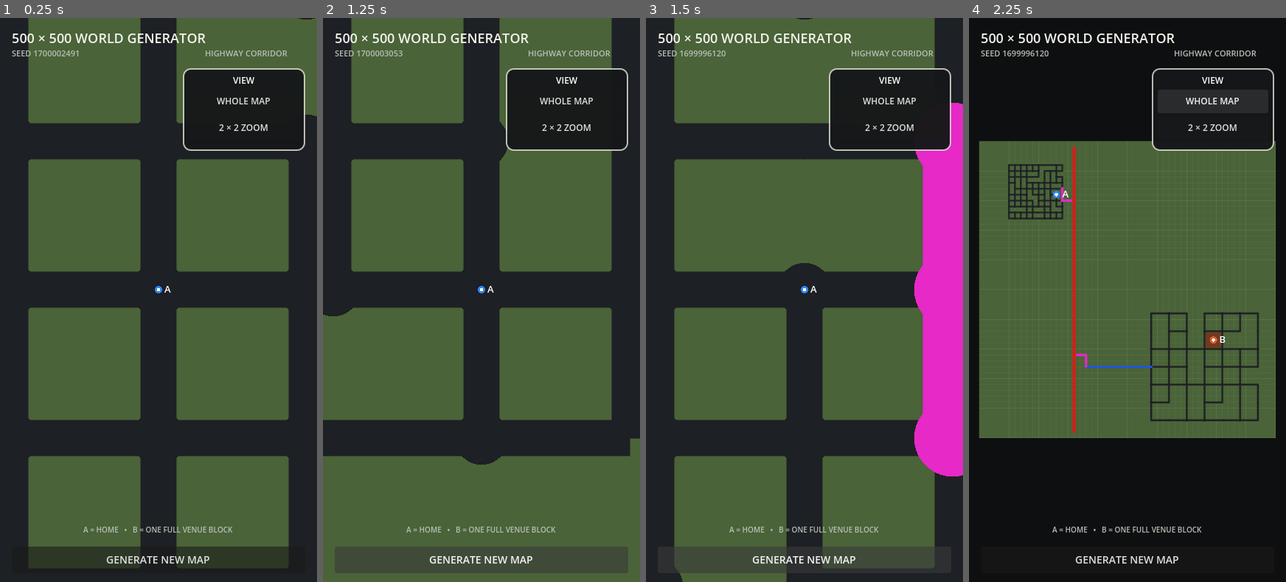
Above: before the commit, frames 1-4 (left to right).
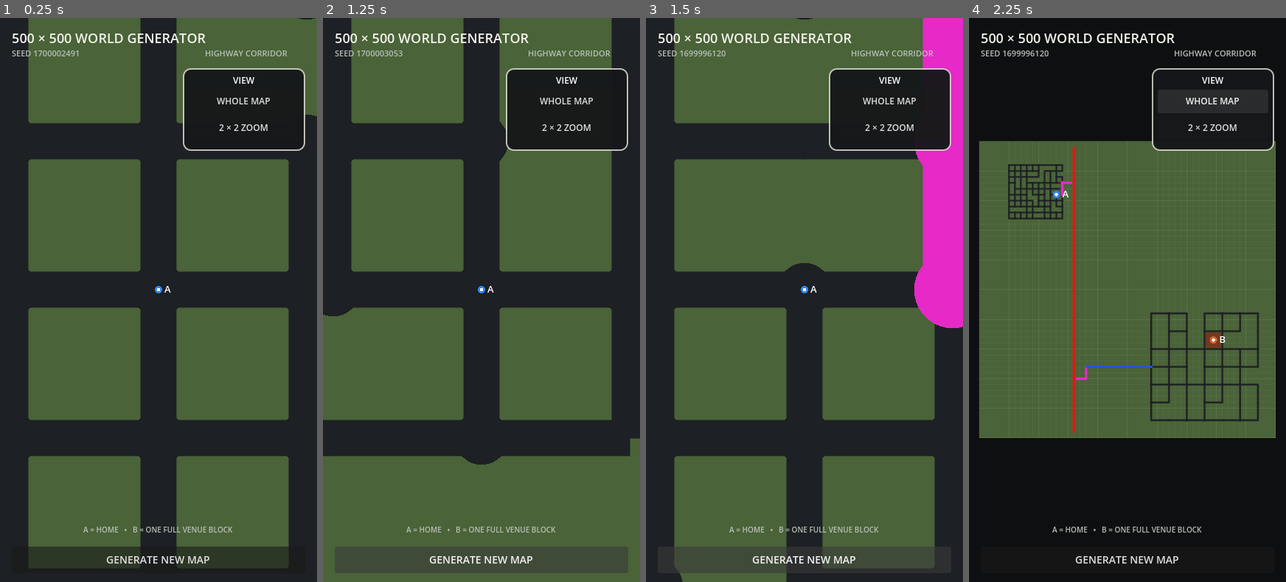
Above: after the commit, the same moments.

Repository: patrickcallahancomedy/comedian
Game: Godot game, scene res://scenes/drive/grid_world_prototype.tscn
Two runs of this game, one before a commit and one after it. Both use one fixed random seed, a clock stepped at 60 frames per second and the inputs below. This scene is started directly instead of the project's main scene.
Inputs:
- Up to frame 1 (0.25 s): no input
- Up to frame 2 (1.25 s): click "GENERATE NEW MAP" at 0.5 s
- Up to frame 3 (1.5 s): click "GENERATE NEW MAP" at 1.25 s
- Up to frame 4 (2.25 s): click "WHOLE MAP" at 2 s

Frames 1-2 are identical in both runs. In frame 3, 4.9% of the frame differs, in the area x 84-100%, y 0-82%; in frame 4, 0.1%.

Commit message:
Generate blue connectors from parallel highway lanes

Diff:
--- a/godot/scripts/drive/grid_world_generator.gd
+++ b/godot/scripts/drive/grid_world_generator.gd
@@ -645,35 +645,48 @@
 	var highway_start: Vector2i = corridor["start"]
 	var highway_end: Vector2i = corridor["end"]
 
-	var neighborhood_target := _project_rect_center_to_highway(
+	var neighborhood_access := _build_parallel_highway_access(
 		neighborhood_rect,
 		horizontal,
 		highway_start
 	)
-	var city_target := _project_rect_center_to_highway(
+	var city_access := _build_parallel_highway_access(
 		city_rect,
 		horizontal,
 		highway_start
 	)
 
+	var neighborhood_connector_target: Vector2i = (
+		neighborhood_access["connector_target"]
+	)
+	var city_connector_target: Vector2i = (
+		city_access["connector_target"]
+	)
+
+	# Blue connector selection happens from the finished pink lane endpoint.
+	# The nearest district boundary point wins.
 	neighborhood_gateway = _closest_boundary_node(
 		neighborhood_grid,
-		neighborhood_target
+		neighborhood_connector_target
 	)
 	city_gateway = _closest_boundary_node(
 		city_grid,
-		city_target
-	)
-
-	var neighborhood_merge: Vector2i = _add_fast_access_to_highway(
-		neighborhood_gateway,
-		horizontal,
-		highway_start
-	)
-	var city_merge: Vector2i = _add_fast_access_to_highway(
-		city_gateway,
-		horizontal,
-		highway_start
+		city_connector_target
+	)
+
+	_add_grid_path(
+		Vector2i(nodes[neighborhood_gateway]),
+		neighborhood_connector_target,
+		RoadClass.CONNECTOR,
+		CONNECTOR_STEP,
+		false
+	)
+	_add_grid_path(
+		Vector2i(nodes[city_gateway]),
+		city_connector_target,
+		RoadClass.CONNECTOR,
+		CONNECTOR_STEP,
+		false
 	)
 
 	gateway_distance = Vector2(
@@ -683,9 +696,80 @@
 	_add_highway_with_merges(
 		highway_start,
 		highway_end,
-		[neighborhood_merge, city_merge],
+		[
+			neighborhood_access["merge"],
+			city_access["merge"],
+		],
 		horizontal
 	)
+
+
+func _build_parallel_highway_access(
+	rect: Rect2i,
+	horizontal_highway: bool,
+	highway_start: Vector2i
+) -> Dictionary:
+	var center := Vector2i(rect.get_center())
+	var merge := Vector2i.ZERO
+	var lane_start := Vector2i.ZERO
+	var lane_end := Vector2i.ZERO
+
+	if horizontal_highway:
+		var highway_y: int = highway_start.y
+		var side: int = -1 if center.y < highway_y else 1
+		var lane_y: int = highway_y + side * RAMP_STANDOFF
+		var lane_end_x: int = clampi(
+			_snap_int(center.x, CONNECTOR_STEP),
+			HIGHWAY_EDGE_MARGIN + RAMP_RUN,
+			GRID_SIZE - HIGHWAY_EDGE_MARGIN - RAMP_RUN
+		)
+		var run_sign: int = 1 if lane_end_x < GRID_SIZE / 2 else -1
+		var lane_start_x: int = lane_end_x - run_sign * RAMP_RUN
+
+		lane_end = Vector2i(lane_end_x, lane_y)
+		lane_start = Vector2i(lane_start_x, lane_y)
+		merge = Vector2i(lane_start_x, highway_y)
+	else:
+		var highway_x: int = highway_start.x
+		var side: int = -1 if center.x < highway_x else 1
+		var lane_x: int = highway_x + side * RAMP_STANDOFF
+		var lane_end_y: int = clampi(
+			_snap_int(center.y, CONNECTOR_STEP),
+			HIGHWAY_EDGE_MARGIN + RAMP_RUN,
+			GRID_SIZE - HIGHWAY_EDGE_MARGIN - RAMP_RUN
+		)
+		var run_sign: int = 1 if lane_end_y < GRID_SIZE / 2 else -1
+		var lane_start_y: int = lane_end_y - run_sign * RAMP_RUN
+
+		lane_end = Vector2i(lane_x, lane_end_y)
+		lane_start = Vector2i(lane_x, lane_start_y)
+		merge = Vector2i(highway_x, lane_start_y)
+
+	merge = _clamp_to_world(_snap_point(merge, CONNECTOR_STEP))
+	lane_start = _clamp_to_world(_snap_point(lane_start, CONNECTOR_STEP))
+	lane_end = _clamp_to_world(_snap_point(lane_end, CONNECTOR_STEP))
+
+	# Pink is an auxiliary highway lane: short merge into the side lane,
+	# then a straight run parallel with the highway.
+	_add_grid_path(
+		merge,
+		lane_start,
+		RoadClass.RAMP,
+		CONNECTOR_STEP,
+		false
+	)
+	_add_grid_path(
+		lane_start,
+		lane_end,
+		RoadClass.RAMP,
+		CONNECTOR_STEP,
+		false
+	)
+
+	return {
+		"merge": merge,
+		"connector_target": lane_end,
+	}
 
 
 func _choose_longest_highway_corridor() -> Dictionary:
@@ -847,97 +931,6 @@
 	return Vector2i(highway_start.x, center.y)
 
 
-func _add_fast_access_to_highway(
-	gateway_id: int,
-	horizontal_highway: bool,
-	highway_start: Vector2i
-) -> Vector2i:
-	var gateway := Vector2i(nodes[gateway_id])
-	var merge := gateway
-	var connector_end := gateway
-	var ramp_turn := gateway
-
-	if horizontal_highway:
-		var highway_y: int = highway_start.y
-		var side: int = -1 if gateway.y < highway_y else 1
-		var connector_x: int = clampi(
-			_snap_int(gateway.x, CONNECTOR_STEP),
-			HIGHWAY_EDGE_MARGIN + RAMP_RUN,
-			GRID_SIZE - HIGHWAY_EDGE_MARGIN - RAMP_RUN
-		)
-		var run_sign: int = 1 if connector_x < GRID_SIZE / 2 else -1
-		var merge_x: int = connector_x + run_sign * RAMP_RUN
-
-		merge = Vector2i(merge_x, highway_y)
-		ramp_turn = Vector2i(
-			merge_x,
-			highway_y + side * RAMP_STANDOFF
-		)
-		connector_end = Vector2i(
-			connector_x,
-			ramp_turn.y
-		)
-	else:
-		var highway_x: int = highway_start.x
-		var side: int = -1 if gateway.x < highway_x else 1
-		var connector_y: int = clampi(
-			_snap_int(gateway.y, CONNECTOR_STEP),
-			HIGHWAY_EDGE_MARGIN + RAMP_RUN,
-			GRID_SIZE - HIGHWAY_EDGE_MARGIN - RAMP_RUN
-		)
-		var run_sign: int = 1 if connector_y < GRID_SIZE / 2 else -1
-		var merge_y: int = connector_y + run_sign * RAMP_RUN
-
-		merge = Vector2i(highway_x, merge_y)
-		ramp_turn = Vector2i(
-			highway_x + side * RAMP_STANDOFF,
-			merge_y
-		)
-		connector_end = Vector2i(
-			ramp_turn.x,
-			connector_y
-		)
-
-	connector_end = _clamp_to_world(
-		_snap_point(connector_end, CONNECTOR_STEP)
-	)
-	ramp_turn = _clamp_to_world(
-		_snap_point(ramp_turn, CONNECTOR_STEP)
-	)
-	merge = _clamp_to_world(
-		_snap_point(merge, CONNECTOR_STEP)
-	)
-
-	# Blue connector: shortest Manhattan route from the district boundary to
-	# the highway-side standoff line.
-	_add_grid_path(
-		gateway,
-		connector_end,
-		RoadClass.CONNECTOR,
-		CONNECTOR_STEP,
-		false
-	)
-
-	# Purple ramp: first runs parallel to the highway, then makes the short
-	# final turn into the highway. The blue connector meets its outer end.
-	_add_grid_path(
-		connector_end,
-		ramp_turn,
-		RoadClass.RAMP,
-		CONNECTOR_STEP,
-		false
-	)
-	_add_grid_path(
-		ramp_turn,
-		merge,
-		RoadClass.RAMP,
-		CONNECTOR_STEP,
-		false
-	)
-
-	return merge
-
-
 func _add_highway_with_merges(
 	start: Vector2i,
 	finish: Vector2i,
